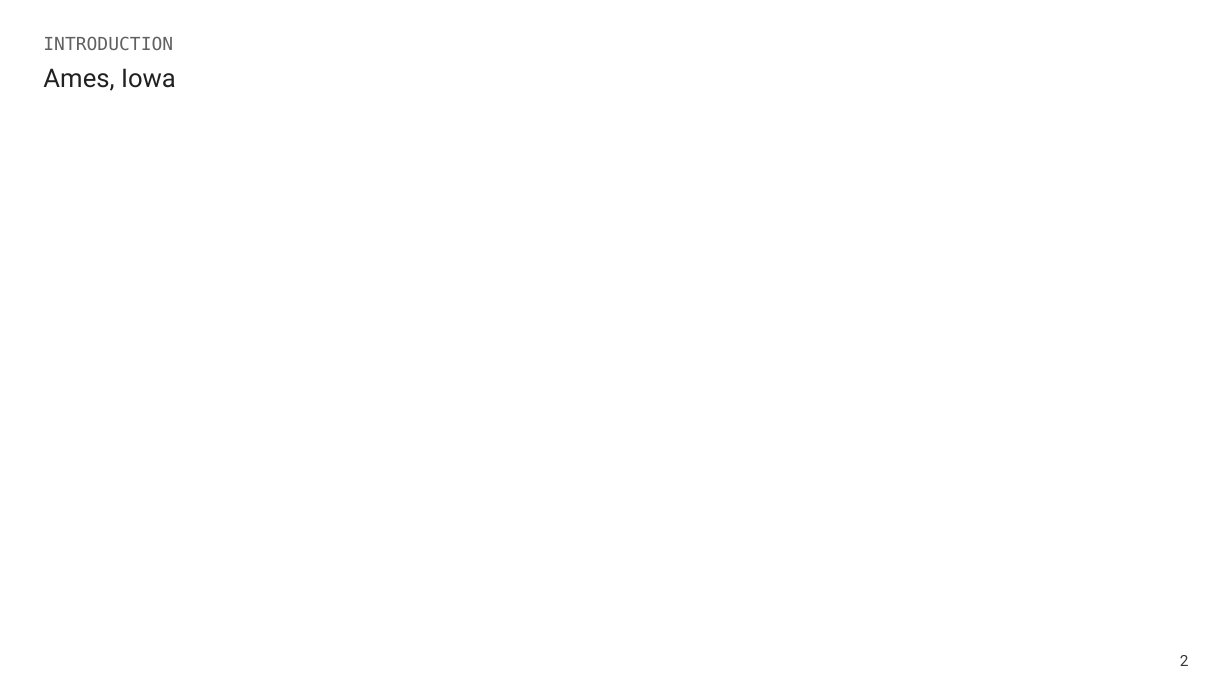
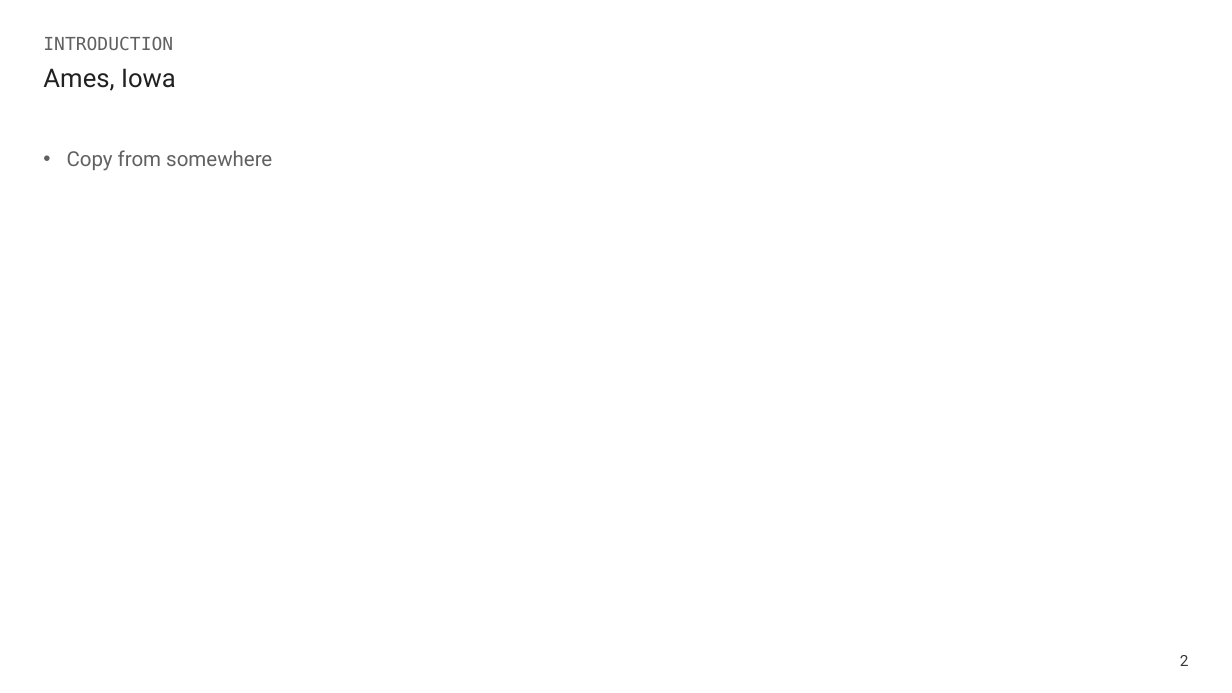
Before and after one commit to AlexGalczak/ML-Ames, a slide deck: slide 2 of ppt/ML-Ames.pptx. Drawn at 1232x693 pixels with LibreOffice and Linux fonts; fonts in the diff are those of the drawing. Boxes give left, top, right and bottom in pixels: in the first picture for what was removed or moved away, otherwise in the second. Text is boxed around its words. In the diff, an @@ line names an element or a change of style, - is before the commit and + after.

```diff
--- a/ppt/ML-Ames.pptx
+++ b/ppt/ML-Ames.pptx
@@ text added at (67,150,272,171), 16 pt, text #616161 @@
+• Copy from somewhere
```
Also in this commit, not shown: 8 other slides changed, 1 slide added, 2 other files.
